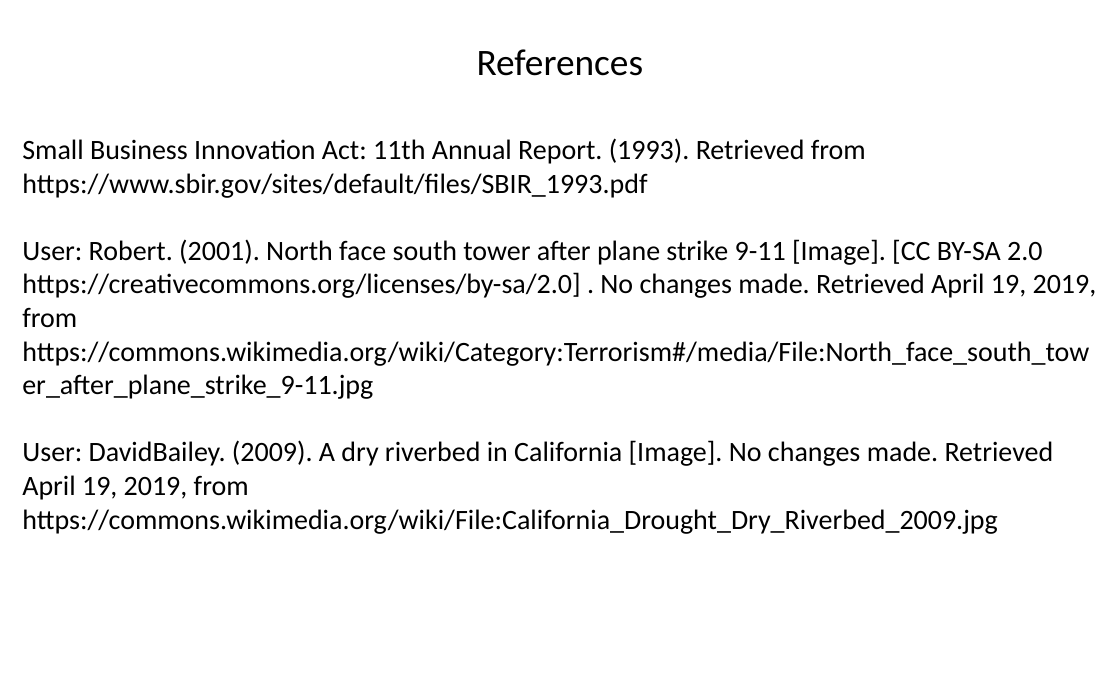
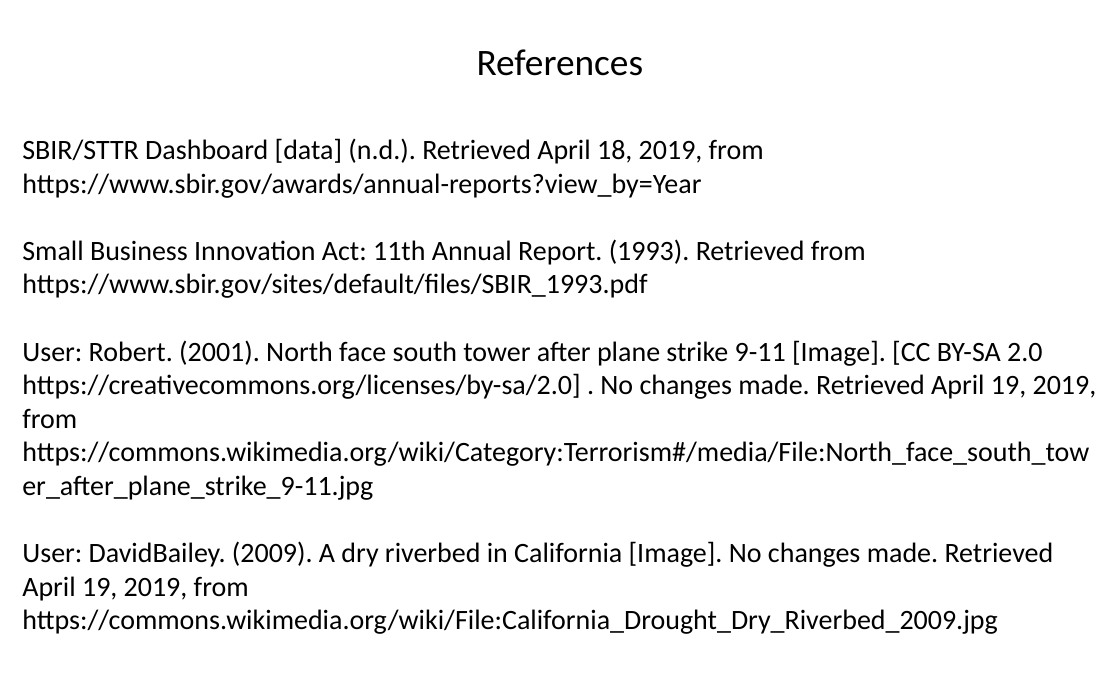
Before and after one commit to SLU-Courses-Townes/POLS6310, a slide deck: slide 15 of FinalProject/Docs/Townes_POLS6310_2019_Spring_FinalProject_Presentation_v00.pptx (slide 14 before the commit). Drawn at 1120x700 pixels with LibreOffice and Linux fonts; fonts in the diff are those of the drawing. Boxes give left, top, right and bottom in pixels: in the first picture for what was removed or moved away, otherwise in the second. Text is boxed around its words. In the diff, an @@ line names an element or a change of style, - is before the commit and + after.

```diff
--- a/FinalProject/Docs/Townes_POLS6310_2019_Spring_FinalProject_Presentation_v00.pptx
+++ b/FinalProject/Docs/Townes_POLS6310_2019_Spring_FinalProject_Presentation_v00.pptx
@@ text at [22, 138, 764, 198]: paragraph added @@
+SBIR/STTR Dashboard [data] (n.d.). Retrieved April 18, 2019, from https://www.sbir.gov/awards/annual-reports?view_by=Year
```
Also in this commit, not shown: 4 other slides changed, 3 slides added, 2 slides removed.
